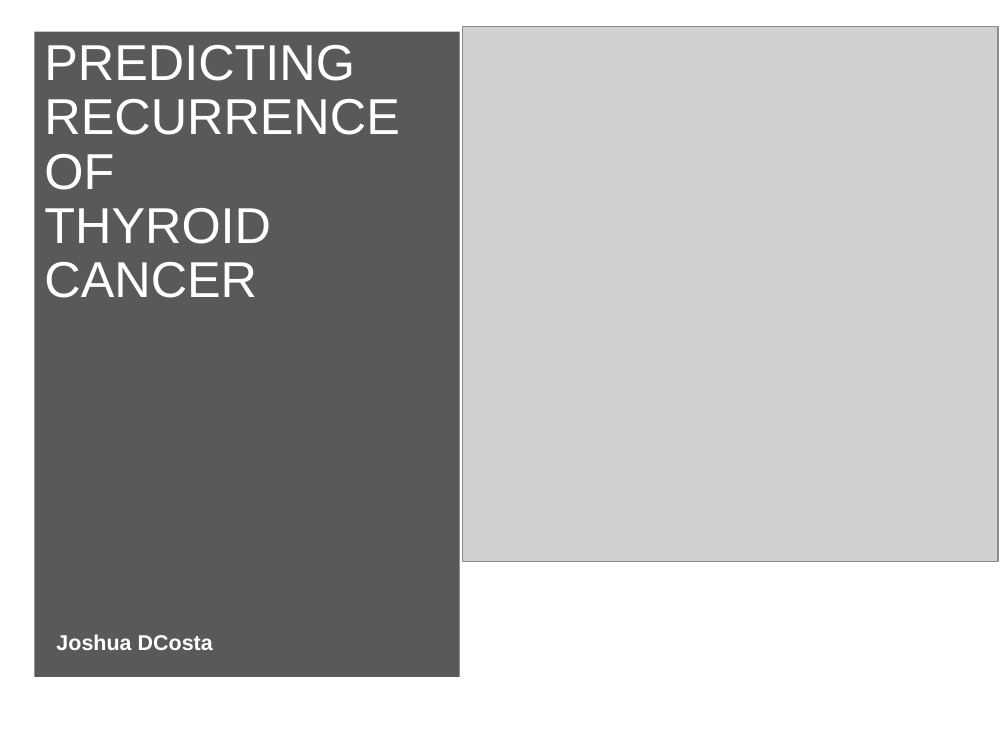
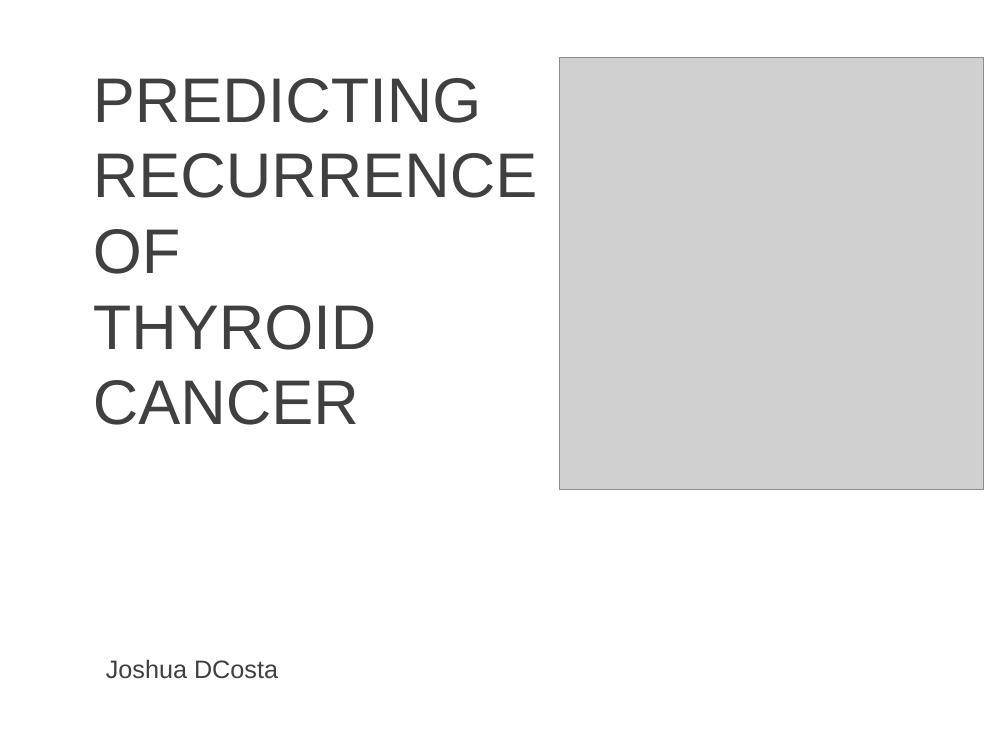
Before and after one commit to josh-dcosta/pjas-thyroid, a slide deck: slide 1 of presentation/Thyroid_Cancer_Recurrence_Presentation.pptx. Drawn at 1008x756 pixels with LibreOffice and Linux fonts; fonts in the diff are those of the drawing; grey boxes stand for pictures. Boxes give left, top, right and bottom in pixels: in the first picture for what was removed or moved away, otherwise in the second. Text is boxed around its words. In the diff, an @@ line names an element or a change of style, - is before the commit and + after.

```diff
--- a/presentation/Thyroid_Cancer_Recurrence_Presentation.pptx
+++ b/presentation/Thyroid_Cancer_Recurrence_Presentation.pptx
@@ text "PREDICTING RECURRENCE OF THYROID CANCER": place and size @@
-text "PREDICTING RECURRENCE OF THYROID CANCER" at [34, 31, 460, 676]
+text "PREDICTING RECURRENCE OF THYROID CANCER" at [93, 78, 537, 425]
@@ text "PREDICTING RECURRENCE OF THYROID CANCER" at [93, 78, 537, 425]: size 36 to 45 pt, text colour #FFFFFF to #404040; line spacing 0.9 to 1; vertical alignment top to bottom; fill #595959 to none @@
@@ picture: place and size @@
-picture at [463, 26, 998, 561]
+picture at [559, 57, 984, 489]
@@ text "Joshua DCosta": place and size @@
-text "Joshua DCosta" at [56, 634, 213, 650]
+text "Joshua DCosta" at [106, 659, 278, 679]
@@ text "Joshua DCosta" at [106, 659, 278, 679]: size 15.3 to 18 pt, text colour #FFFFFF to #404040, bold off; line spacing 0.8 to 1; less space between paragraphs; vertical alignment bottom to top @@
```
Also in this commit, not shown: 13 other slides changed, 7 slides added, 4 slides removed.
